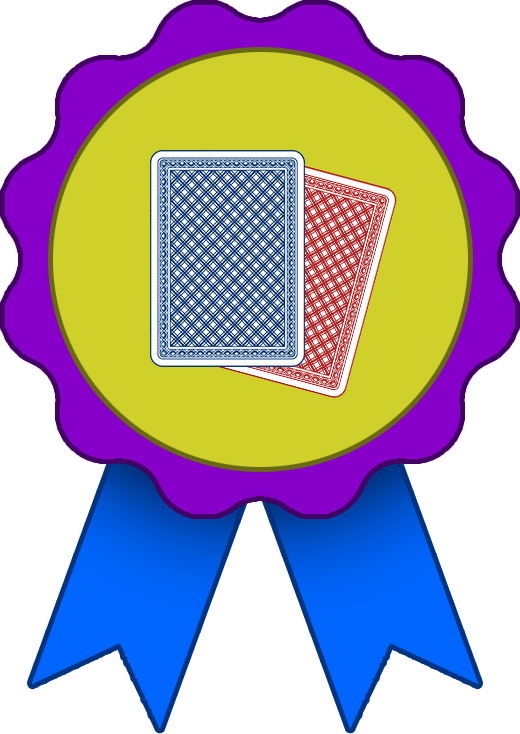
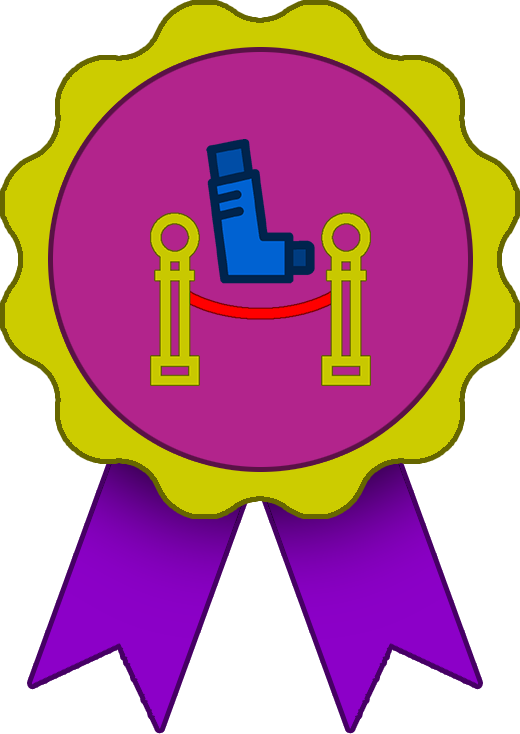
Comparing the layer stacks of the two 520px x 734px images. Changes:
hid "Card Back 4 (Blue, RC)" over <box>150,150,305,367</box>
hid "Card Back 4 (Red, RC)" over <box>195,151,398,401</box>
added layer "Exhibition Icon" in group "Final Shape" over <box>150,139,371,386</box>
painted on "Color Fill 4" over <box>0,0,520,734</box>
painted on "Color Fill 5" over <box>0,0,520,734</box>
painted on "Color Fill 6" over <box>0,0,520,734</box>
painted on "Color Fill 7" over <box>0,0,520,734</box>
